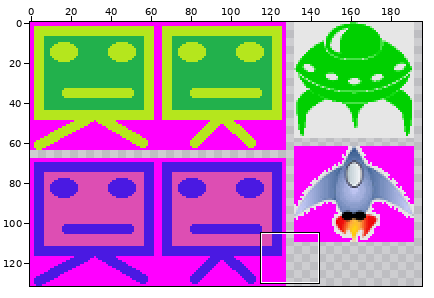
Sprite sheet, stored at images/atlas.png. The picture above shows the old version from afar; the outline marks the close-up.
Close-up. Before:
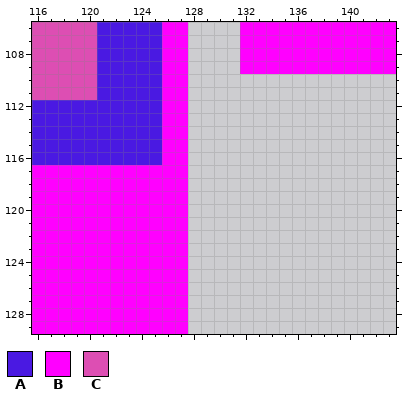
The file is 196x132 pixels. Colours within 5 levels of each other are drawn and written as one. Shown: x 116..143, y 106..129.
Palette (. is transparent): A #4a19e2  B #ff00ff  C #dd4eb3
Pixels before, first column x 116:
106 CCCCCAAAAABB....BBBBBBBBBBBB
107 CCCCCAAAAABB....BBBBBBBBBBBB
108 CCCCCAAAAABB....BBBBBBBBBBBB
109 CCCCCAAAAABB....BBBBBBBBBBBB
110 CCCCCAAAAABB................
111 CCCCCAAAAABB................
112 AAAAAAAAAABB................
113 AAAAAAAAAABB................
114 AAAAAAAAAABB................
115 AAAAAAAAAABB................
116 AAAAAAAAAABB................
117 BBBBBBBBBBBB................
118 BBBBBBBBBBBB................
119 BBBBBBBBBBBB................
120 BBBBBBBBBBBB................
121 BBBBBBBBBBBB................
122 BBBBBBBBBBBB................
123 BBBBBBBBBBBB................
124 BBBBBBBBBBBB................
125 BBBBBBBBBBBB................
126 BBBBBBBBBBBB................
127 BBBBBBBBBBBB................
128 BBBBBBBBBBBB................
129 BBBBBBBBBBBB................
The same view after the edit:
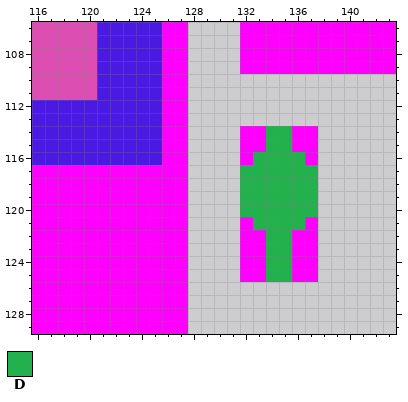
Colours new in this view: D #22b14c
The edit:
Changed rows in their new state; - is an unchanged pixel.
first column x 132:
114 BBDDBB
115 BBDDBB
116 BDDDDB
117 DDDDDD
118 DDDDDD
119 DDDDDD
120 DDDDDD
121 BDDDDB
122 BBDDBB
123 BBDDBB
124 BBDDBB
125 BBDDBB
Where, in picture pixels (left, top, right, bottom), the same in both close-ups:
added: (240, 126, 318, 282)
